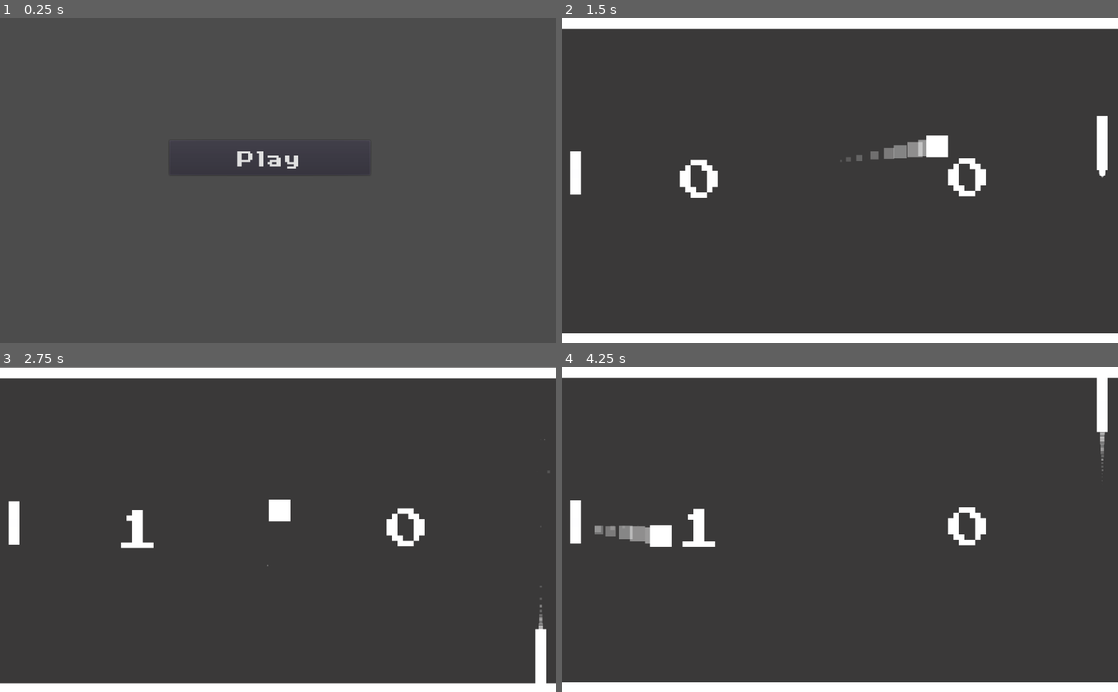
Above: before the commit, frames 1-4 (two rows, left to right).
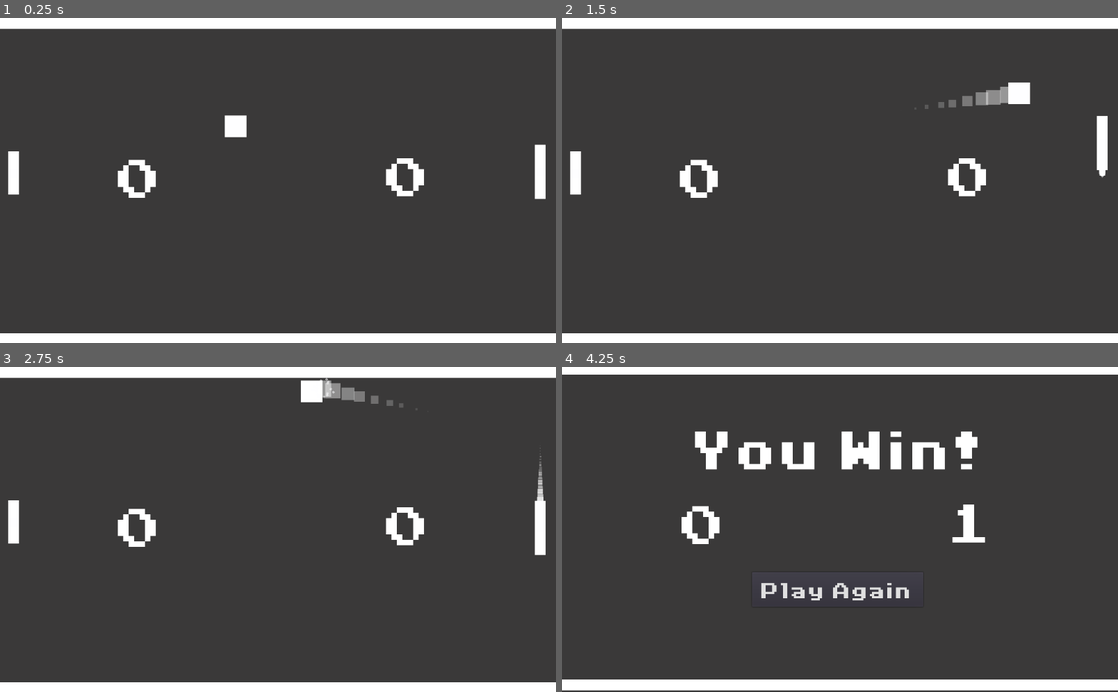
Above: after the commit, the same moments.

Repository: ben-gillott/platformer-prototype
Game: Godot game, scene res://Scenes/PlayScene.tscn
Two runs of this game, one before a commit and one after it. Both use one fixed random seed, a clock stepped at 60 frames per second and the inputs below. Before the commit the project starts from res://Scenes/StartMenu.tscn.
Inputs (mouse positions are in pixels of both pictures, inside the frame that each line leads up to):
- Up to frame 1 (0.25 s): no input
- Up to frame 2 (1.5 s): click (834, 157) at 0.5 s, where only the run before the commit has a clickable "Play"; hold Up (ui_up) from 1.28 s (still down)
- Up to frame 3 (2.75 s): release Up (ui_up) at 2.03 s; hold Down (ui_down) from 2.03 s (still down)
- Up to frame 4 (4.25 s): release Down (ui_down) at 2.78 s; hold Up (ui_up) from 2.78 s (still down)

The runs differ from the first frame. In frame 1, 8.5% of the frame differs, in the area x 0-100%, y 0-100%; in frame 2, 1.3%; in frame 3, 3.6%; in frame 4, 8.1%.

Commit message:
Game over UI done

Diff:
--- /dev/null
+++ b/GameTwo-Pong/Scenes/MenuBall.tscn
@@ -0,0 +1,61 @@
+[gd_scene load_steps=8 format=2]
+
+[ext_resource path="res://Art/1x1pxsquare.png" type="Texture" id=1]
+[ext_resource path="res://Scripts/MenuBall.gd" type="Script" id=2]
+[ext_resource path="res://Sound/Hit.wav" type="AudioStream" id=3]
+
+[sub_resource type="CircleShape2D" id=1]
+
+[sub_resource type="Curve" id=2]
+_data = [ Vector2( 0.0174419, 0.979818 ), 0.0, 0.515373, 0, 0, Vector2( 0.529412, 0.4315 ), -0.827603, -0.827603, 0, 0, Vector2( 1, 0 ), 0.198075, 0.0, 0, 0 ]
+
+[sub_resource type="Gradient" id=3]
+colors = PoolColorArray( 1, 1, 1, 0.521569, 1, 1, 1, 0 )
+
+[sub_resource type="Gradient" id=4]
+colors = PoolColorArray( 1, 1, 1, 0.835294, 1, 1, 1, 0.298039 )
+
+[node name="MenuBall" type="KinematicBody2D"]
+position = Vector2( 434.369, 200.478 )
+rotation = 3.14159
+script = ExtResource( 2 )
+
+[node name="Sprite" type="Sprite" parent="."]
+scale = Vector2( 40, 40 )
+texture = ExtResource( 1 )
+
+[node name="CollisionShape2D" type="CollisionShape2D" parent="."]
+scale = Vector2( 2, 2 )
+shape = SubResource( 1 )
+
+[node name="BallTrail" type="CPUParticles2D" parent="."]
+amount = 10
+lifetime = 0.6
+local_coords = false
+gravity = Vector2( 0, 0 )
+initial_velocity = 2.0
+scale_amount = 30.0
+scale_amount_curve = SubResource( 2 )
+color_ramp = SubResource( 3 )
+
+[node name="HitParticles" type="CPUParticles2D" parent="."]
+emitting = false
+amount = 20
+lifetime = 0.5
+one_shot = true
+preprocess = 0.2
+explosiveness = 1.0
+local_coords = false
+spread = 180.0
+gravity = Vector2( 0, 0 )
+initial_velocity = 70.0
+initial_velocity_random = 0.5
+angular_velocity = 28.0
+linear_accel = 1.0
+damping = 22.0
+angle = 45.0
+scale_amount = 4.0
+color_ramp = SubResource( 4 )
+
+[node name="HitAudio" type="AudioStreamPlayer" parent="."]
+stream = ExtResource( 3 )
--- a/GameTwo-Pong/Scenes/PlayScene.tscn
+++ b/GameTwo-Pong/Scenes/PlayScene.tscn
@@ -11,6 +11,7 @@
 [ext_resource path="res://Sound/Hit.wav" type="AudioStream" id=9]
 [ext_resource path="res://Sound/Score.wav" type="AudioStream" id=10]
 [ext_resource path="res://Scripts/CameraShake.gd" type="Script" id=11]
+[ext_resource path="res://Art/retro.tres" type="DynamicFont" id=12]
 
 [sub_resource type="DynamicFont" id=1]
 size = 100
@@ -34,6 +35,8 @@
 current = true
 script = ExtResource( 11 )
 
+[node name="Ball" parent="." instance=ExtResource( 3 )]
+
 [node name="Player1" type="Node2D" parent="."]
 position = Vector2( 995.112, 283.978 )
 script = ExtResource( 2 )
@@ -47,9 +50,6 @@
 
 [node name="Paddle" parent="Player2" instance=ExtResource( 1 )]
 scale = Vector2( 10, 40 )
-
-[node name="Ball" parent="." instance=ExtResource( 3 )]
-position = Vector2( 514.511, 263.447 )
 
 [node name="WallTop" parent="." instance=ExtResource( 4 )]
 position = Vector2( 503.752, 9.86806 )
@@ -92,6 +92,53 @@
 "_edit_use_anchors_": false
 }
 
+[node name="GameOverUI" type="Control" parent="Control"]
+margin_right = 40.0
+margin_bottom = 40.0
+__meta__ = {
+"_edit_use_anchors_": false
+}
+
+[node name="Win" type="Label" parent="Control/GameOverUI"]
+visible = false
+margin_left = 241.631
+margin_top = 71.8772
+margin_right = 781.631
+margin_bottom = 235.877
+custom_fonts/font = SubResource( 1 )
+text = "You Win!"
+align = 1
+valign = 1
+__meta__ = {
+"_edit_use_anchors_": false
+}
+
+[node name="Lose" type="Label" parent="Control/GameOverUI"]
+visible = false
+margin_left = 241.631
+margin_top = 76.0943
+margin_right = 781.631
+margin_bottom = 240.094
+custom_fonts/font = SubResource( 1 )
+text = "You Lose"
+align = 1
+valign = 1
+__meta__ = {
+"_edit_use_anchors_": false
+}
+
+[node name="StartButton" type="Button" parent="Control/GameOverUI"]
+visible = false
+margin_left = 347.24
+margin_top = 384.0
+margin_right = 662.24
+margin_bottom = 448.0
+custom_fonts/font = ExtResource( 12 )
+text = "Play Again"
+__meta__ = {
+"_edit_use_anchors_": false
+}
+
 [node name="Music" type="Node2D" parent="."]
 
 [node name="Music" type="AudioStreamPlayer" parent="Music"]
--- a/GameTwo-Pong/Scenes/StartMenu.tscn
+++ b/GameTwo-Pong/Scenes/StartMenu.tscn
@@ -1,7 +1,9 @@
-[gd_scene load_steps=3 format=2]
+[gd_scene load_steps=5 format=2]
 
 [ext_resource path="res://Art/retro.tres" type="DynamicFont" id=1]
-[ext_resource path="res://Scenes/StartMenu.gd" type="Script" id=2]
+[ext_resource path="res://Scripts/StartMenu.gd" type="Script" id=2]
+[ext_resource path="res://Scenes/Wall.tscn" type="PackedScene" id=3]
+[ext_resource path="res://Scenes/MenuBall.tscn" type="PackedScene" id=4]
 
 [node name="StartMenu" type="Control"]
 anchor_right = 1.0
@@ -10,6 +12,28 @@
 __meta__ = {
 "_edit_use_anchors_": false
 }
+
+[node name="Node2D" type="Node2D" parent="."]
+
+[node name="WallTop" parent="Node2D" instance=ExtResource( 3 )]
+position = Vector2( 504.744, 10.8603 )
+scale = Vector2( 60, 1 )
+
+[node name="WallBot" parent="Node2D" instance=ExtResource( 3 )]
+position = Vector2( 488.696, 591.981 )
+scale = Vector2( 60, 1 )
+
+[node name="WallLeft" parent="Node2D" instance=ExtResource( 3 )]
+position = Vector2( 8.23654, 273.44 )
+rotation = 1.5708
+scale = Vector2( 60, 1 )
+
+[node name="WallRight" parent="Node2D" instance=ExtResource( 3 )]
+position = Vector2( 1018.24, 307.922 )
+rotation = 1.5708
+scale = Vector2( 60, 1 )
+
+[node name="MenuBall" parent="." instance=ExtResource( 4 )]
 
 [node name="StartButton" type="Button" parent="."]
 margin_left = 311.757
--- a/GameTwo-Pong/Scripts/Manager.gd
+++ b/GameTwo-Pong/Scripts/Manager.gd
@@ -6,16 +6,25 @@
 
 var p1Score = 0
 var p2Score = 0
-
+var maxScore = 1
 # Called when the node enters the scene tree for the first time.
 func _ready():
 	_startRound()
 
 func _startRound():
+
 	#Reset ball and paddles
 	$Ball.position = ballStartPos
 	$Player1.get_child(0).position = paddle1StartPos
 	$Player2.get_child(0).position = paddle2StartPos
+
+	#Check for game over
+	if (p1Score >= maxScore):
+		gameOver(true)
+		return
+	elif (p2Score >= maxScore):
+		gameOver(false)
+		return
 
 
 	#serve in random direction
@@ -28,6 +37,30 @@
 
 	$Ball.serve(randDir)
 
+func gameOver(won):
+	$Ball.queue_free()
+	$Player1.queue_free()
+	$Player2.queue_free()
+
+	var button = get_node("Control/GameOverUI/StartButton")
+	button.connect("pressed", self, "restart_button_pressed")
+	button.show()
+
+	if won:
+		var winLabel = get_node("Control/GameOverUI/Win")
+		winLabel.show()
+	else:
+		var loseLabel = get_node("Control/GameOverUI/Lose")
+		loseLabel.show()
+
+
+func restart_button_pressed():
+	print("Start Button Pressed")
+	get_tree().change_scene("res://Scenes/PlayScene.tscn")
+
+
+
+
 func _p1Scored():
 	p1Score += 1
 	$Control/P1ScoreLabel.text = str(p1Score)
--- /dev/null
+++ b/GameTwo-Pong/Scripts/MenuBall.gd
@@ -0,0 +1,42 @@
+extends KinematicBody2D
+
+
+var velocity = Vector2.ZERO
+var baseSpeed = 400
+onready var currentSpeed = baseSpeed
+var speedupPerSecond = 15 #per second
+var speedupPerPlayerScore = 10
+var roundTime = 0
+
+var randomness = .4
+var serveRandomness = .7
+var waitTime = .0
+
+func _ready():
+	serve(1)
+
+func serve(xDir):
+	currentSpeed = baseSpeed
+	roundTime = 0
+	velocity = Vector2.ZERO
+
+	var yDir = rand_range(serveRandomness, -serveRandomness)
+	var direction = Vector2(xDir, yDir)
+	velocity = direction * currentSpeed
+
+func _physics_process(delta):
+	var direction = velocity.normalized()
+	var col = move_and_collide(velocity * delta)
+
+	if col != null:
+		#playsound
+		_hitFX()
+
+		#Bounce
+		var randomDiff = Vector2(0, rand_range(randomness, -randomness))
+		direction = direction.bounce(col.normal) + randomDiff
+		velocity = direction * currentSpeed
+
+func _hitFX():
+	#$HitAudio.play()
+	$HitParticles.emitting = true
--- a/GameTwo-Pong/project.godot
+++ b/GameTwo-Pong/project.godot
@@ -11,7 +11,7 @@
 [application]
 
 config/name="GameTwo-Pong"
-run/main_scene="res://Scenes/StartMenu.tscn"
+run/main_scene="res://Scenes/PlayScene.tscn"
 config/icon="res://icon.png"
 
 [input]
Not shown: 1 places in GameTwo-Pong/Scenes/PlayScene.tscn that only renumber resources
Renamed: GameTwo-Pong/Scenes/BallTrail.gd -> GameTwo-Pong/Scripts/BallTrail.gd
Renamed: GameTwo-Pong/Scenes/StartMenu.gd -> GameTwo-Pong/Scripts/StartMenu.gd
